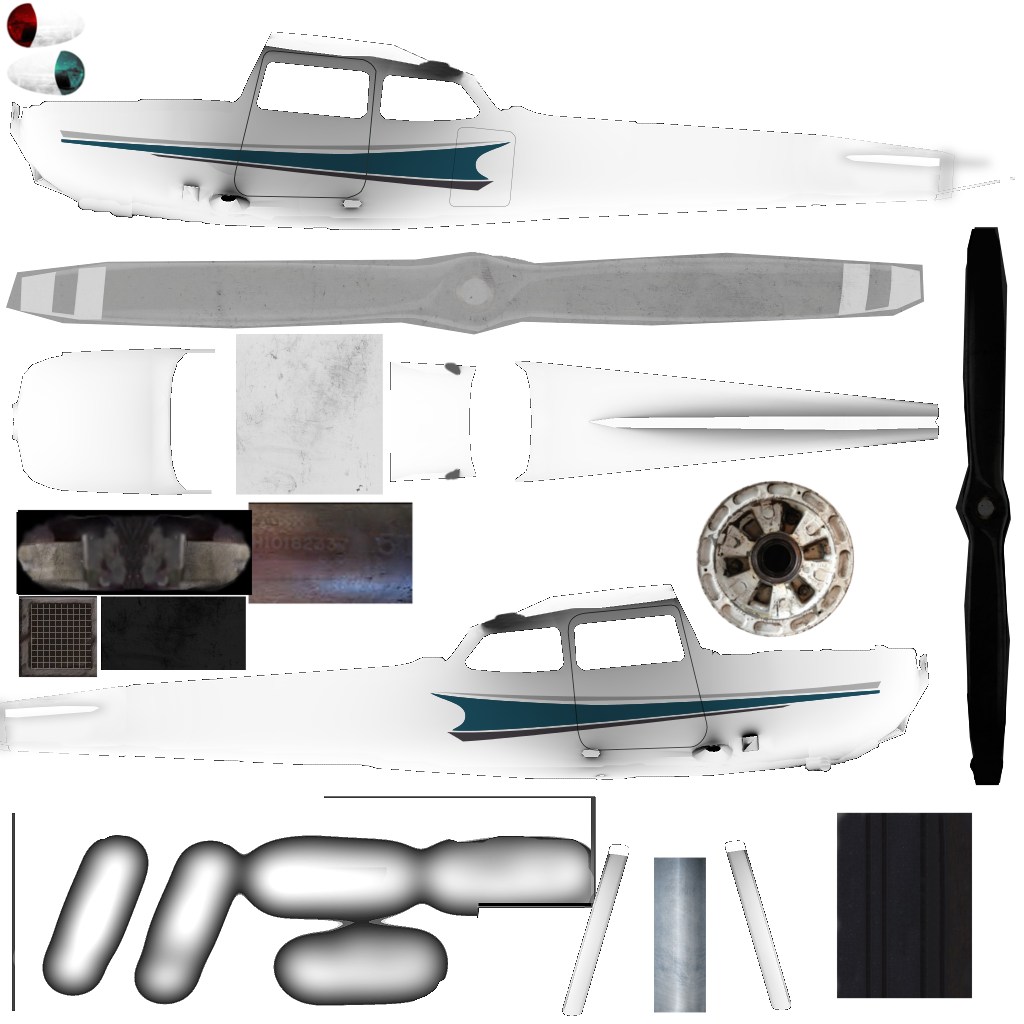
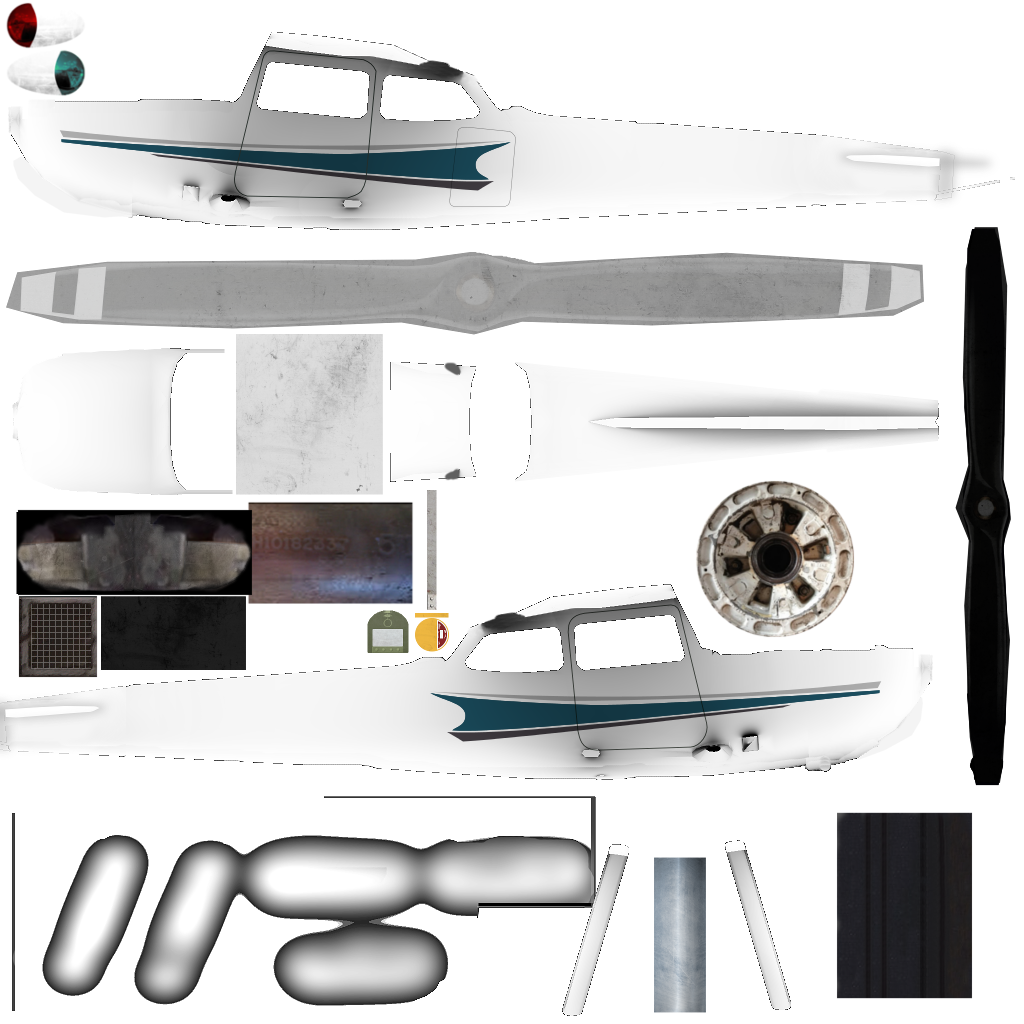
The second (1024, 1024) image is a revision of the first. Changes to its layers:
renamed "Clipboard #2" to "Clipboard #4", moved it above "Clipboard #3", painted on it over (x1=8, y1=99, x2=939, y2=760)
showed "Clipboard", painted on it over (x1=8, y1=99, x2=939, y2=760)
